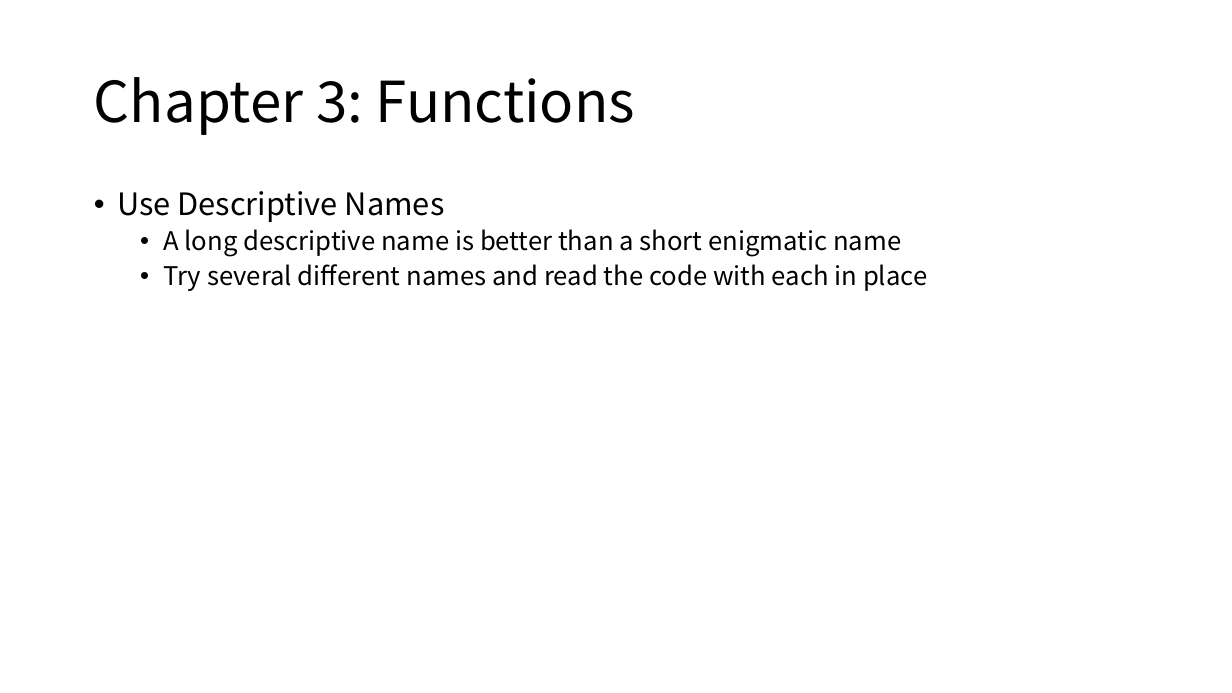
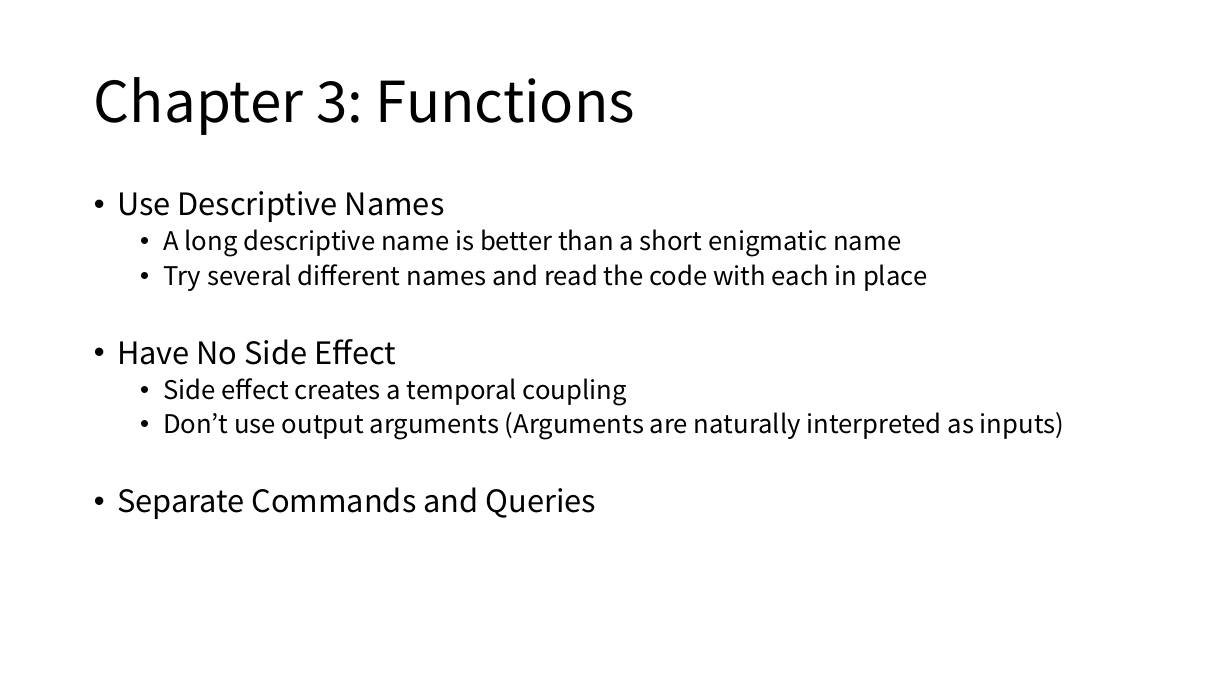
Before and after one commit to Eyebrowmoon/CS490, a slide deck: slide 6 of cleanCode1.pptx. Drawn at 1232x693 pixels with LibreOffice and Linux fonts; fonts in the diff are those of the drawing. Boxes give left, top, right and bottom in pixels: in the first picture for what was removed or moved away, otherwise in the second. Text is boxed around its words. In the diff, an @@ line names an element or a change of style, - is before the commit and + after.

```diff
--- a/cleanCode1.pptx
+++ b/cleanCode1.pptx
@@ text at box(117, 339, 1064, 519): paragraphs added @@
+• Have No Side Effect
+  • Side effect creates a temporal coupling
+  • Don’t use output arguments (Arguments are naturally interpreted as inputs)
+• Separate Commands and Queries
```
Also in this commit, not shown: 1 other slide changed, 1 slide added.
